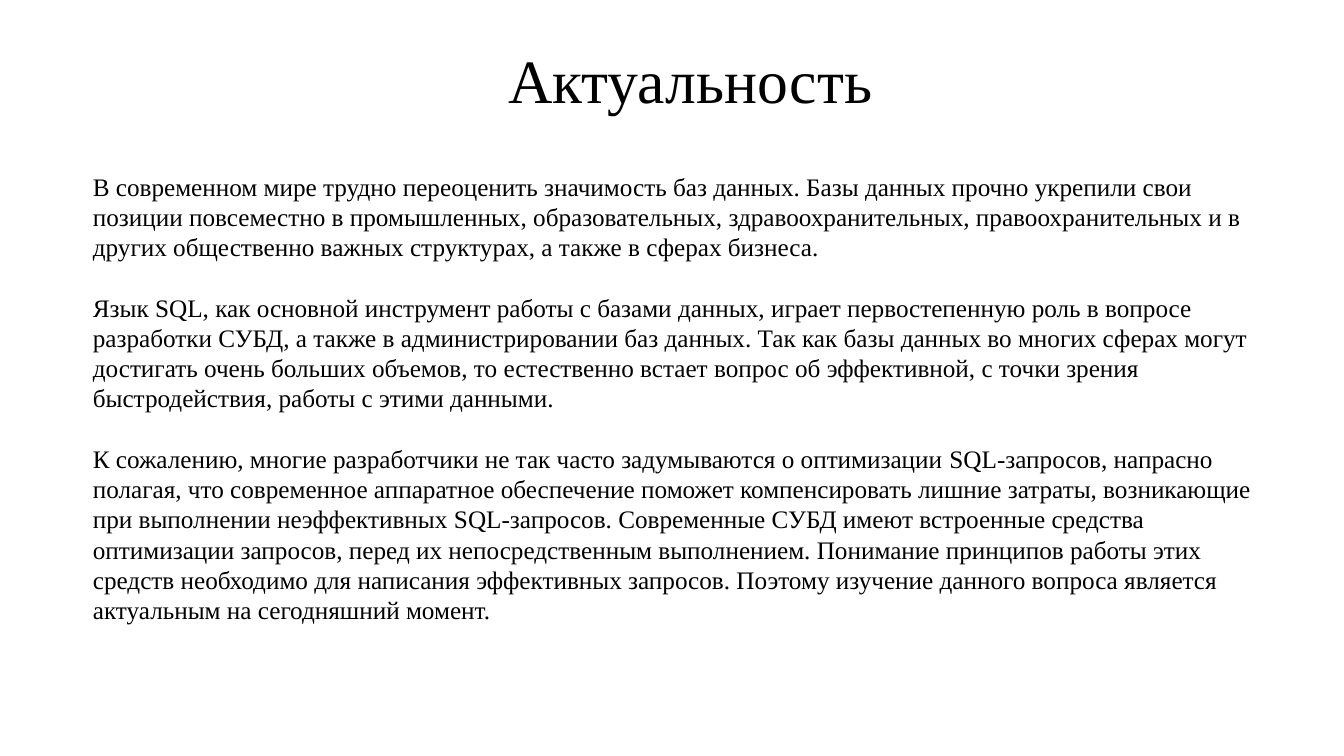
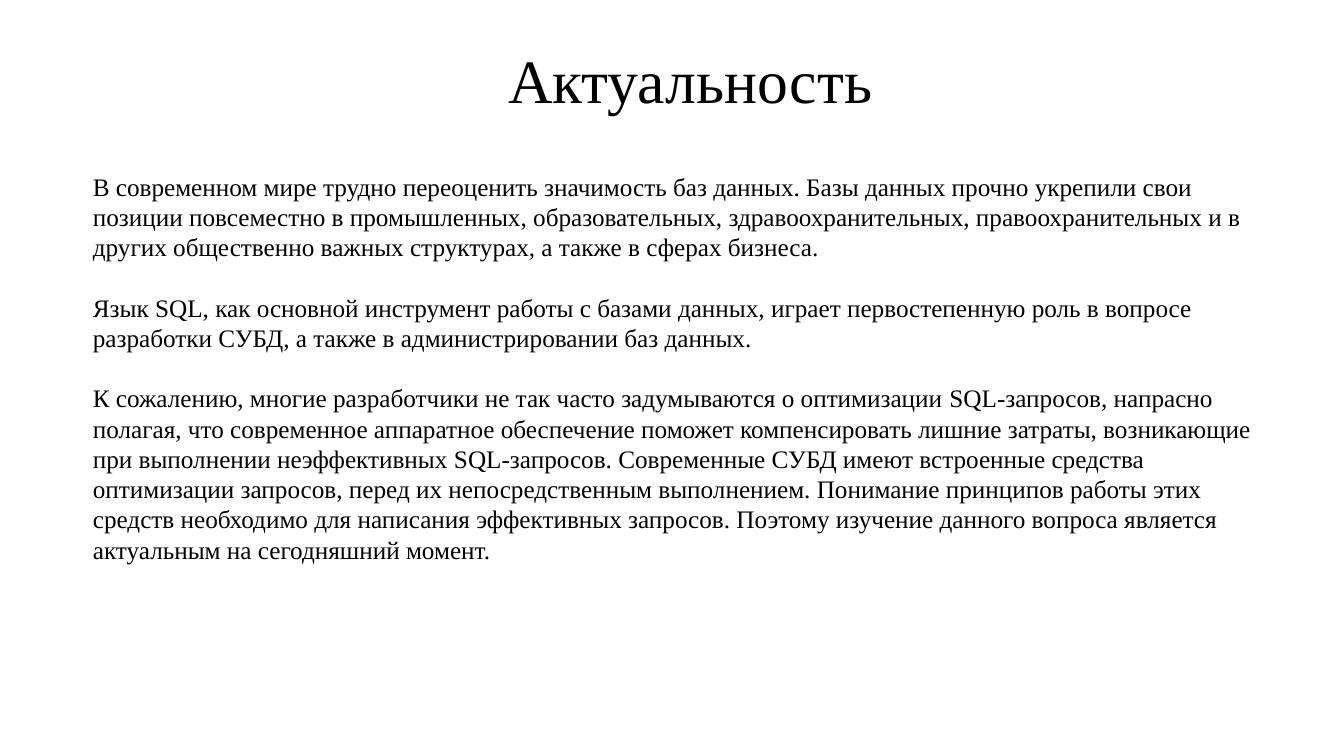
Before and after one commit to IgorTyutyunov/-, a slide deck: slide 3 of ВКР_5.pptx. Drawn at 1344x756 pixels with LibreOffice and Linux fonts; fonts in the diff are those of the drawing. Boxes give left, top, right and bottom in pixels: in the first picture for what was removed or moved away, otherwise in the second. Text is boxed around its words. In the diff, an @@ line names an element or a change of style, - is before the commit and + after.

Commit message:
Укоротил актуальность

```diff
--- a/ВКР_5.pptx
+++ b/ВКР_5.pptx
@@ text at [93,299,1191,353]: text changed @@
-Язык SQL, как основной инструмент работы с базами данных, играет первостепенную роль в вопросе разработки СУБД, а также в администрировании баз данных. Так как базы данных во многих сферах могут достигать очень больших объемов, то естественно встает вопрос об эффективной, с точки зрения быстродействия, работы с этими данными.
+Язык SQL, как основной инструмент работы с базами данных, играет первостепенную роль в вопросе разработки СУБД, а также в администрировании баз данных.
```
